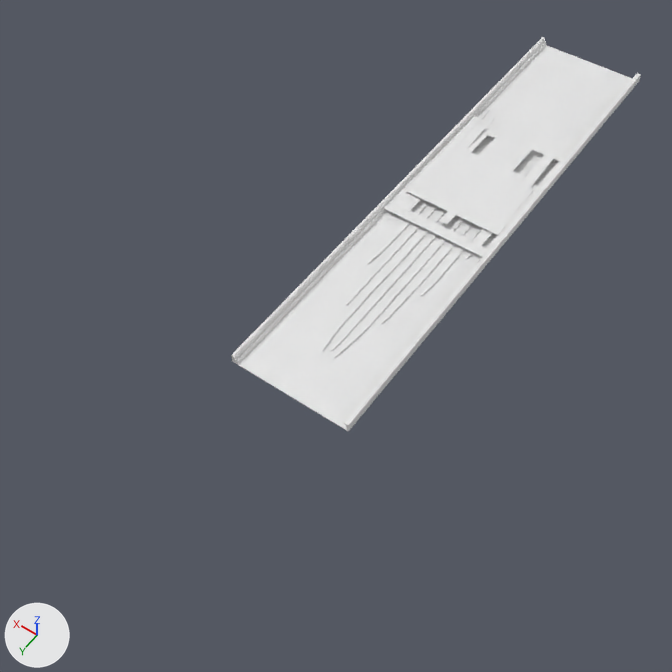
One commit to the Blender file PennStation/Main.blend: the scene before it, then after it.
One viewpoint serves both versions: a 50 mm camera at (-384.0, 867.0, 850.0) aimed at (32.0, 285.0, -65.0). Lighting does not change. The marker at lower left points along +X, +Y and +Z.

The scene before the commit, as lines of its bpy script (objects in view):
```python
me_cube = bpy.data.meshes.new('Cube')
me_cube.from_pydata(...)  # 56 vertices, 53 faces; spans x -9.0..154.0, y -338.0..417.0, z -14.0..-1.0
me_cube_002 = bpy.data.meshes.new('Cube.002')
me_cube_002.from_pydata(...)  # 86 vertices, 52 faces; spans x -6.0..142.0, y -110.0..94.0, z -4.0
me_cube_007 = bpy.data.meshes.new('Cube.007')
me_cube_007.from_pydata(...)  # 222 vertices, 124 faces; spans x -6.0..147.0, y -117.0..114.0, z -7.0
ob_cube_001 = bpy.data.objects.new('Cube.001', me_cube)
ob_cube_001.location = (-70.0, 0.0, 0.0)
ob_cube_002 = bpy.data.objects.new('Cube.002', me_cube_002)
ob_cube_002.location = (-70.0, 0.0, 0.0)
ob_cube_005 = bpy.data.objects.new('Cube.005', me_cube_007)
ob_cube_005.location = (-70.0, 0.0, 0.0)
```
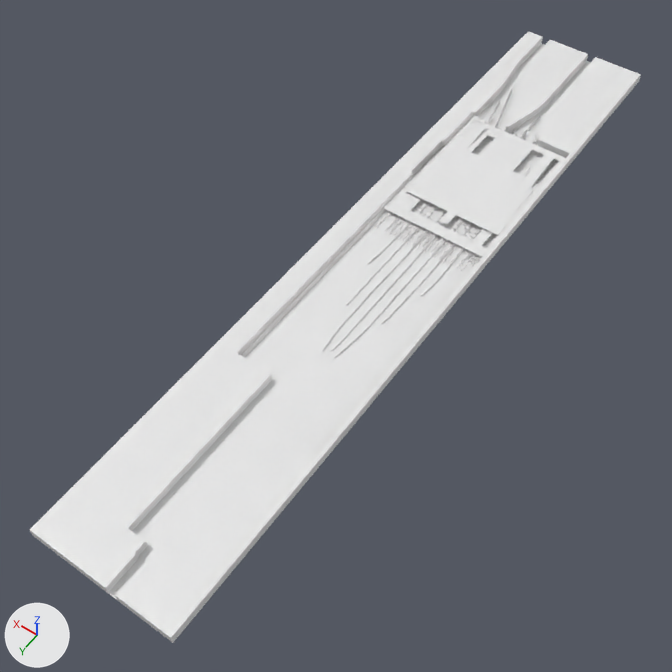
Diff of the bpy script that builds the scene:
```diff
--- a/PennStation/Main.blend.py
+++ b/PennStation/Main.blend.py
@@ me_cube @@
-me_cube.from_pydata(...)  # 56 vertices, 53 faces; spans x -9.0..154.0, y -338.0..417.0, z -14.0..-1.0
+me_cube.from_pydata(...)  # 72 vertices, 61 faces; spans x -9.0..179.0, y -118.0..411.0, z -14.0..-1.0
+# me_cube part 1: 56 vertices removed from x -9.0..154.0, y -338.0..417.0, z -14.0..-1.0; 72 vertices added at x -9.0..179.0, y -118.0..411.0, z -14.0..-1.0
@@ me_cube_024 @@
+me_cube_024.from_pydata([(-9.0, 411.0, -14.0), (179.0, 411.0, -14.0), (-9.0, 411.0, -13.0), (179.0, 411.0, -13.0), (-9.0, 702.0, -14.0), (179.0, 702.0, -14.0), (-9.0, 702.0, -13.0), (179.0, 702.0, -13.0)], [], [(0, 2, 3, 1), (4, 5, 7, 6), (1, 3, 7, 5), (0, 1, 5, 4), (2, 0, 4, 6), (3, 2, 6, 7)])
@@ me_cube_019 @@
+me_cube_019.from_pydata([(-9.0, -118.0, -14.0), (179.0, -118.0, -14.0), (-9.0, -118.0, -13.0), (179.0, -118.0, -13.0), (-9.0, -338.0, -14.0), (179.0, -338.0, -14.0), (-9.0, -338.0, -13.0), (179.0, -338.0, -13.0)], [], [(0, 2, 3, 1), (4, 5, 7, 6), (1, 3, 7, 5), (0, 1, 5, 4), (2, 0, 4, 6), (3, 2, 6, 7)])
@@ ob_cube_762 @@
+ob_cube_762 = bpy.data.objects.new('Cube.762', me_cube_023)  # a box spanning x -0.25..0.25, y -0.25..0.25, z -0.2..2.5; modifiers ARRAY
+ob_cube_762.location = (0.0, -140.0, -7.0)
@@ ob_cube_761 @@
+ob_cube_761 = bpy.data.objects.new('Cube.761', me_cube_023)  # a box spanning x -0.25..0.25, y -0.25..0.25, z -0.2..2.5; modifiers ARRAY
+ob_cube_761.location = (0.0, -120.0, -7.0)
@@ ob_cube_759 @@
+ob_cube_759 = bpy.data.objects.new('Cube.759', me_cube_023)  # a box spanning x -0.25..0.25, y -0.25..0.25, z -0.2..2.5; modifiers ARRAY
+ob_cube_759.location = (72.0, -149.0, -7.0)
@@ ob_cube_758 @@
+ob_cube_758 = bpy.data.objects.new('Cube.758', me_cube_023)  # a box spanning x -0.25..0.25, y -0.25..0.25, z -0.2..2.5; modifiers ARRAY
+ob_cube_758.location = (59.0, -146.0, -7.0)
@@ ob_cube_757 @@
+ob_cube_757 = bpy.data.objects.new('Cube.757', me_cube_023)  # a box spanning x -0.25..0.25, y -0.25..0.25, z -0.2..2.5; modifiers ARRAY
+ob_cube_757.location = (54.0, -120.0, -7.0)
@@ ob_cube_756 @@
+ob_cube_756 = bpy.data.objects.new('Cube.756', me_cube_023)  # a box spanning x -0.25..0.25, y -0.25..0.25, z -0.2..2.5; modifiers ARRAY
+ob_cube_756.location = (17.0, -120.0, -7.0)
@@ ob_cube_755 @@
+ob_cube_755 = bpy.data.objects.new('Cube.755', me_cube_023)  # a box spanning x -0.25..0.25, y -0.25..0.25, z -0.2..2.5; modifiers ARRAY
+ob_cube_755.location = (42.0, -120.0, -7.0)
@@ ob_cube_750 @@
+ob_cube_750 = bpy.data.objects.new('Cube.750', me_cube_023)  # a box spanning x -0.25..0.25, y -0.25..0.25, z -0.2..2.5
+ob_cube_750.location = (-41.0, -117.0, -7.0)
@@ ob_cube_749 @@
+ob_cube_749 = bpy.data.objects.new('Cube.749', me_cube_023)  # a box spanning x -0.25..0.25, y -0.25..0.25, z -0.2..2.5
+ob_cube_749.location = (-55.0, -117.0, -7.0)
@@ ob_cube_747 @@
+ob_cube_747 = bpy.data.objects.new('Cube.747', me_cube_023)  # a box spanning x -0.25..0.25, y -0.25..0.25, z -0.2..2.5
+ob_cube_747.location = (-48.0, -117.0, -7.0)
@@ ob_cube_740 @@
+ob_cube_740 = bpy.data.objects.new('Cube.740', me_cube_023)  # a box spanning x -0.25..0.25, y -0.25..0.25, z -0.2..2.5
+ob_cube_740.location = (25.0, -116.0, -7.0)
@@ ob_cube_1114 @@
+ob_cube_1114 = bpy.data.objects.new('Cube.1114', me_cube_027)  # 20 vertices, 16 faces; spans x 75.0..179.0, y 411.0..702.0, z -13.0..-1.0
+ob_cube_1114.location = (-70.0, 0.0, 0.0)
@@ ob_cube_1113 @@
+ob_cube_1113 = bpy.data.objects.new('Cube.1113', me_cube_025)  # 36 vertices, 24 faces; spans x -9.0..62.0, y 411.0..702.0, z -13.0..-1.0
+ob_cube_1113.location = (-70.0, 0.0, 0.0)
@@ ob_cube_1112 @@
+ob_cube_1112 = bpy.data.objects.new('Cube.1112', me_cube_024)
+ob_cube_1112.location = (-70.0, 0.0, 0.0)
@@ ob_cube_380 @@
+ob_cube_380 = bpy.data.objects.new('Cube.380', me_cube_022)  # 40 vertices, 38 faces; spans x 0.0..74.0, y 0.0..220.0, z 0.0..12.0
+ob_cube_380.location = (-79.0, -338.0, -13.0)
@@ ob_cube_379 @@
+ob_cube_379 = bpy.data.objects.new('Cube.379', me_cube_021)  # 36 vertices, 34 faces; spans x 0.0..33.0, y 0.0..220.0, z 0.0..12.0
+ob_cube_379.location = (76.0, -338.0, -13.0)
@@ ob_cube_376 @@
+ob_cube_376 = bpy.data.objects.new('Cube.376', me_cube_018)  # 84 vertices, 82 faces; spans x -69.0..-4.0, y 0.0..220.0, z 0.0..12.0
+ob_cube_376.location = (76.0, -338.0, -13.0)
@@ ob_cube_378 @@
+ob_cube_378 = bpy.data.objects.new('Cube.378', me_cube_019)
+ob_cube_378.location = (-70.0, 0.0, 0.0)
```

Boxes [x1, y1, x2, y2] around the edits, measured in the pictures (672 x 672 px):
'Cube.001', reshaped (13% narrower, 18% shorter)
    before: [231, 37, 641, 431]
    after: [218, 104, 574, 428]
'Cube.1114', added
    after: [30, 342, 272, 593]
'Cube.1113', added
    after: [115, 419, 351, 642]
'Cube.1112', added
    after: [35, 380, 348, 643]
'Cube.380', added
    after: [537, 57, 641, 161]
'Cube.376', added
    after: [505, 40, 588, 133]
'Cube.379', added
    after: [456, 31, 543, 116]
'Cube.378', added
    after: [477, 44, 636, 162]
'Cube.755', added
    after: [496, 88, 512, 125]
'Cube.762', added
    after: [529, 115, 540, 128]
